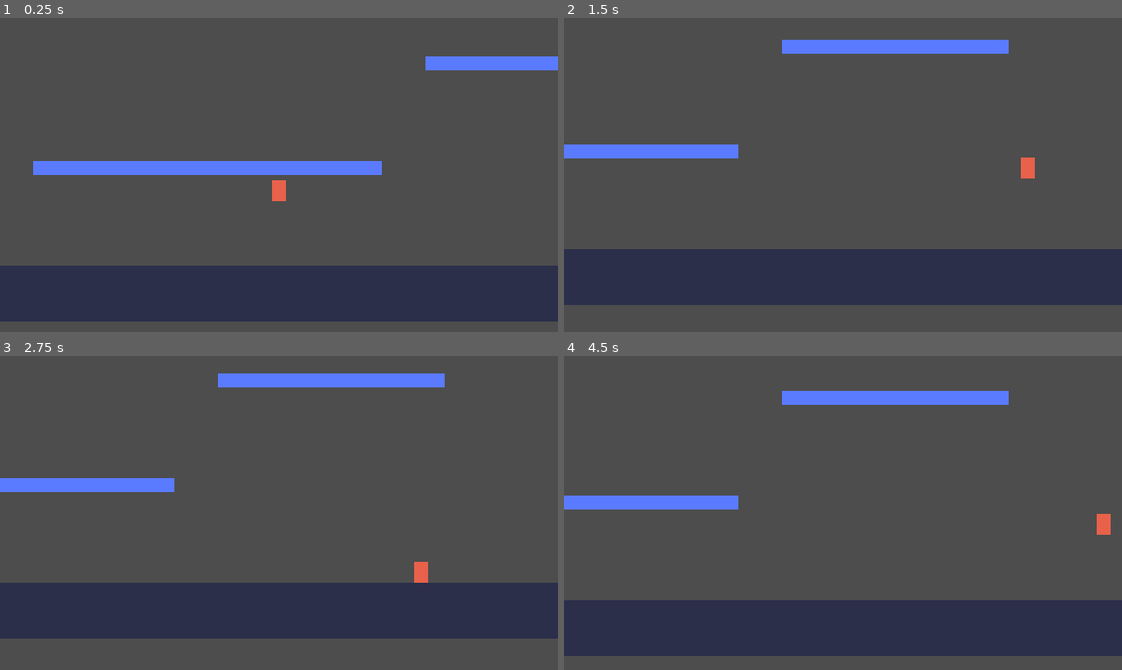
Above: before the commit, frames 1-4 (two rows, left to right).
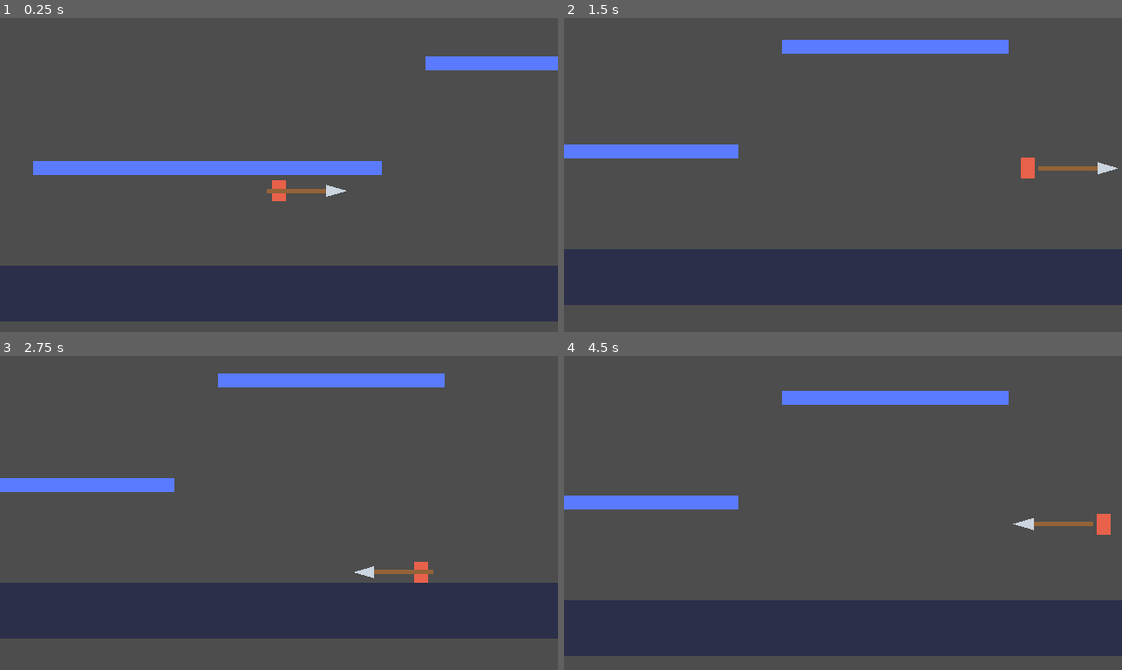
Above: after the commit, the same moments.

Repository: danpokhrel/Prototype3
Game: Godot game, scene res://scenes/main.tscn
The game is run twice, just before and just after one commit, with the same random seed, the same clock (stepped at 60 frames per second) and the same inputs.
Inputs (mouse positions are in pixels of both pictures, inside the frame that each line leads up to):
- Up to frame 1 (0.25 s): no input
- Up to frame 2 (1.5 s): move the mouse to (965, 159) at 0.52 s; hold D (move_right) from 0.53 s (still down); tap Shift (dash) at 0.6, 1.35 s; click (965, 159) at 0.67 s; tap Space (jump) at 0.77, 1.07 s; move the mouse to (731, 190) at 1.27 s; click (731, 190) at 1.42 s
- Up to frame 3 (2.75 s): tap Space (jump) at 1.52, 1.82 s; move the mouse to (334, 443) at 2.02 s; release D (move_right) at 2.03 s; hold A (move_left) from 2.03 s (still down); tap Shift (dash) at 2.1 s; click (334, 443) at 2.17 s
- Up to frame 4 (4.5 s): move the mouse to (815, 575) at 2.77 s; release A (move_left) at 2.78 s; hold D (move_right) 2.78-4.28 s; tap Shift (dash) at 2.85, 3.6, 4.35 s; click (815, 575) at 2.92 s; tap Space (jump) at 3.02, 3.32, 3.77, 4.07 s; move the mouse to (1010, 560) at 3.52 s; click (1010, 560) at 3.67 s; move the mouse to (675, 465) at 4.27 s; hold A (move_left) from 4.28 s (still down); click (675, 465) at 4.42 s

The runs differ from the first frame. In frame 1, 0.2% of the frame differs, in the area x 47-63%, y 53-57%; in frame 2, 0.2%; in frame 3, 0.2%; in frame 4, 0.2%, in the area x 80-95%, y 51-56%.

Commit message:
added spear and clickable attack

Diff:
--- a/scenes/main.tscn
+++ b/scenes/main.tscn
@@ -4,6 +4,7 @@
 [ext_resource type="PackedScene" path="res://scenes/floor.tscn" id="2_floor"]
 [ext_resource type="Script" uid="uid://cssfrhj70r03i" path="res://scripts/level.gd" id="3_jyhfs"]
 [ext_resource type="PackedScene" path="res://scenes/platform.tscn" id="3_platform"]
+[ext_resource type="Script" uid="uid://de3i0nw1lp21m" path="res://scenes/spear.gd" id="3_tbgi4"]
 
 [node name="Main" type="Node2D" unique_id=1767054116]
 
@@ -21,6 +22,9 @@
 limit_bottom = 100
 position_smoothing_enabled = true
 
+[node name="Spear" type="Node2D" parent="Platformer Level/Player" unique_id=1261131218]
+script = ExtResource("3_tbgi4")
+
 [node name="Level" type="Node2D" parent="." unique_id=1215886978]
 
 [node name="Floor" parent="Level" unique_id=303985686 instance=ExtResource("2_floor")]
--- /dev/null
+++ b/scenes/spear.gd
@@ -0,0 +1,149 @@
+class_name MomentumSpear
+extends Node2D
+
+## Godot 4: attach as a child of the CharacterBody2D player.
+## Left mouse = thrust, right mouse = sweep. Actual collision velocity determines damage.
+@export var length: float = 68.0
+@export var thickness: float = 10.0
+@export var thrust_distance: float = 34.0
+@export var thrust_duration: float = 0.24
+@export var swing_duration: float = 0.34
+@export var swing_arc_degrees: float = 135.0
+@export var attack_cooldown: float = 0.12
+@export var minimum_impact_speed: float = 90.0
+@export var stab_damage_per_speed: float = 0.055
+@export var swing_damage_per_speed: float = 0.045
+@export var collision_mask: int = 2
+
+var _player: CharacterBody2D
+var _hit_area: Area2D
+var _hit_shape: CollisionShape2D
+var _mode: String = ""
+var _elapsed: float = 0.0
+var _duration: float = 0.0
+var _cooldown: float = 0.0
+var _facing: float = 1.0
+var _already_hit: Dictionary = {}
+var _previous_tip: Vector2
+var _tip_velocity: Vector2 = Vector2.ZERO
+var _ready_to_measure: bool = false
+
+func _ready() -> void:
+	_player = get_parent() as CharacterBody2D
+	if _player == null:
+		push_error("MomentumSpear must be a child of CharacterBody2D")
+		set_physics_process(false)
+		return
+	_hit_area = Area2D.new()
+	_hit_area.name = "HitArea"
+	_hit_area.collision_layer = 0
+	_hit_area.collision_mask = collision_mask
+	_hit_area.monitoring = true
+	_hit_area.monitorable = false
+	add_child(_hit_area)
+	_hit_shape = CollisionShape2D.new()
+	var rectangle := RectangleShape2D.new()
+	rectangle.size = Vector2(length, thickness)
+	_hit_shape.shape = rectangle
+	_hit_shape.position.x = length * 0.5
+	_hit_area.add_child(_hit_shape)
+	_hit_area.body_entered.connect(_on_body_entered)
+	_hit_area.area_entered.connect(_on_area_entered)
+	_hit_shape.disabled = true
+	_previous_tip = _tip_world_position()
+
+func _physics_process(delta: float) -> void:
+	_cooldown = maxf(0.0, _cooldown - delta)
+	if _mode == "" and _cooldown <= 0.0:
+		if Input.is_mouse_button_pressed(MOUSE_BUTTON_LEFT):
+			_start_attack("stab")
+		elif Input.is_mouse_button_pressed(MOUSE_BUTTON_RIGHT):
+			_start_attack("swing")
+
+	if _mode == "":
+		if absf(_player.velocity.x) > 25.0:
+			_facing = signf(_player.velocity.x)
+		rotation = 0.0 if _facing > 0.0 else PI
+		_hit_area.position = Vector2.ZERO
+		_hit_shape.set_deferred("disabled", true)
+	else:
+		_elapsed += delta
+		var progress: float = minf(_elapsed / _duration, 1.0)
+		if _mode == "stab":
+			rotation = 0.0 if _facing > 0.0 else PI
+			_hit_area.position.x = thrust_distance * sin(progress * PI)
+		else:
+			var start_angle: float = -deg_to_rad(swing_arc_degrees) * 0.5
+			var angle: float = lerpf(start_angle, -start_angle, progress)
+			rotation = (0.0 if _facing > 0.0 else PI) + angle * _facing
+			_hit_area.position = Vector2.ZERO
+		if progress >= 1.0:
+			_finish_attack()
+
+	var current_tip := _tip_world_position()
+	if _ready_to_measure and delta > 0.0:
+		_tip_velocity = (current_tip - _previous_tip) / delta
+	_previous_tip = current_tip
+	_ready_to_measure = true
+	queue_redraw()
+
+func _start_attack(attack_type: String) -> void:
+	_mode = attack_type
+	_elapsed = 0.0
+	_duration = thrust_duration if attack_type == "stab" else swing_duration
+	_already_hit.clear()
+	if absf(_player.velocity.x) > 25.0:
+		_facing = signf(_player.velocity.x)
+	_hit_shape.set_deferred("disabled", false)
+
+func _finish_attack() -> void:
+	_mode = ""
+	_cooldown = attack_cooldown
+	_hit_shape.set_deferred("disabled", true)
+
+func _tip_world_position() -> Vector2:
+	return _hit_area.to_global(Vector2(length, 0.0)) if _hit_area != null else global_position
+
+func _on_body_entered(body: Node2D) -> void:
+	_try_hit(body)
+
+func _on_area_entered(area: Area2D) -> void:
+	_try_hit(area)
+
+func _try_hit(target: Node2D) -> void:
+	if _mode == "" or target == _player or _player.is_ancestor_of(target):
+		return
+	var receiver: Node = target
+	if not receiver.has_method("take_damage") and target.get_parent() != null and target.get_parent().has_method("take_damage"):
+		receiver = target.get_parent()
+	if not receiver.has_method("take_damage"):
+		return
+	var key: int = receiver.get_instance_id()
+	if _already_hit.has(key):
+		return
+
+	var target_velocity := Vector2.ZERO
+	if receiver is CharacterBody2D:
+		target_velocity = (receiver as CharacterBody2D).velocity
+	elif receiver is RigidBody2D:
+		target_velocity = (receiver as RigidBody2D).linear_velocity
+	var relative_tip_velocity := _tip_velocity - target_velocity
+	var forward := Vector2.RIGHT.rotated(global_rotation)
+	var axial_speed := maxf(0.0, relative_tip_velocity.dot(forward))
+	var tangential_speed := absf(relative_tip_velocity.cross(forward))
+	var impact_speed: float = axial_speed if _mode == "stab" else tangential_speed
+	if impact_speed < minimum_impact_speed:
+		return
+	_already_hit[key] = true
+	var damage: float = (impact_speed - minimum_impact_speed) * (stab_damage_per_speed if _mode == "stab" else swing_damage_per_speed)
+	receiver.call("take_damage", damage)
+
+func _draw() -> void:
+	# Placeholder spear, pointing along local +X.
+	var offset := _hit_area.position if _hit_area != null else Vector2.ZERO
+	draw_line(offset + Vector2(-14.0, 0.0), offset + Vector2(length - 12.0, 0.0), Color("946338"), 5.0)
+	draw_colored_polygon(PackedVector2Array([
+		offset + Vector2(length - 14.0, -7.0),
+		offset + Vector2(length + 10.0, 0.0),
+		offset + Vector2(length - 14.0, 7.0)
+	]), Color("cbd5df"))
Not shown, added: scenes/spear.gd.uid
